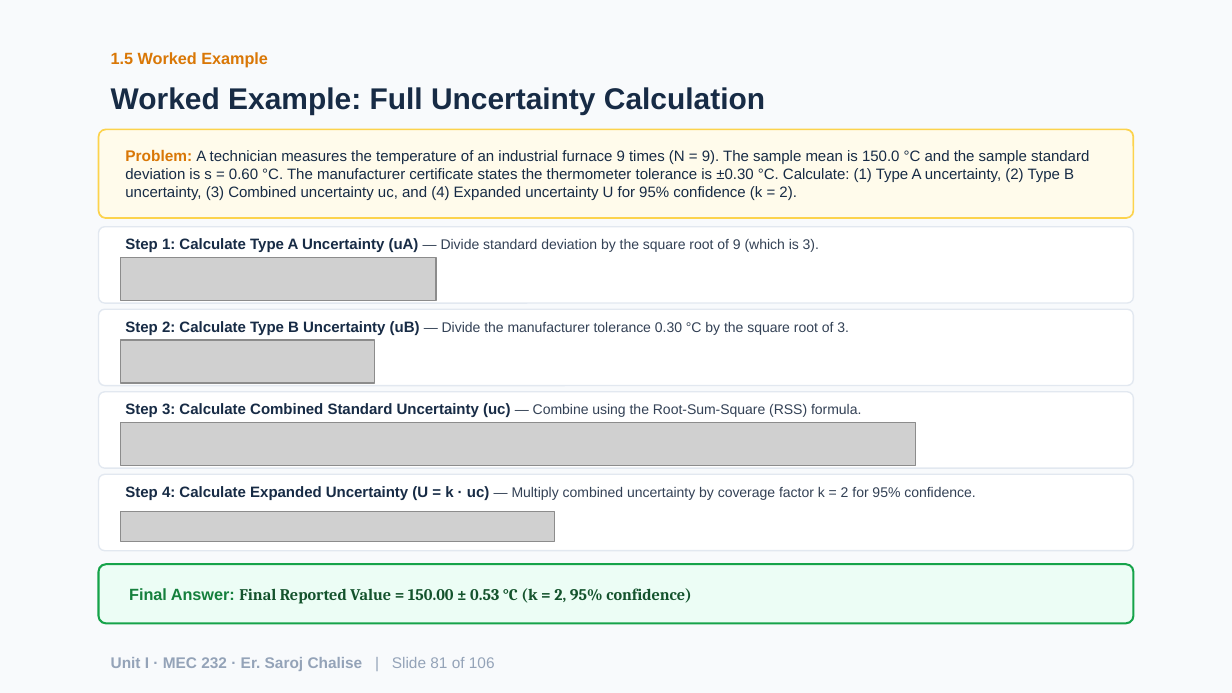
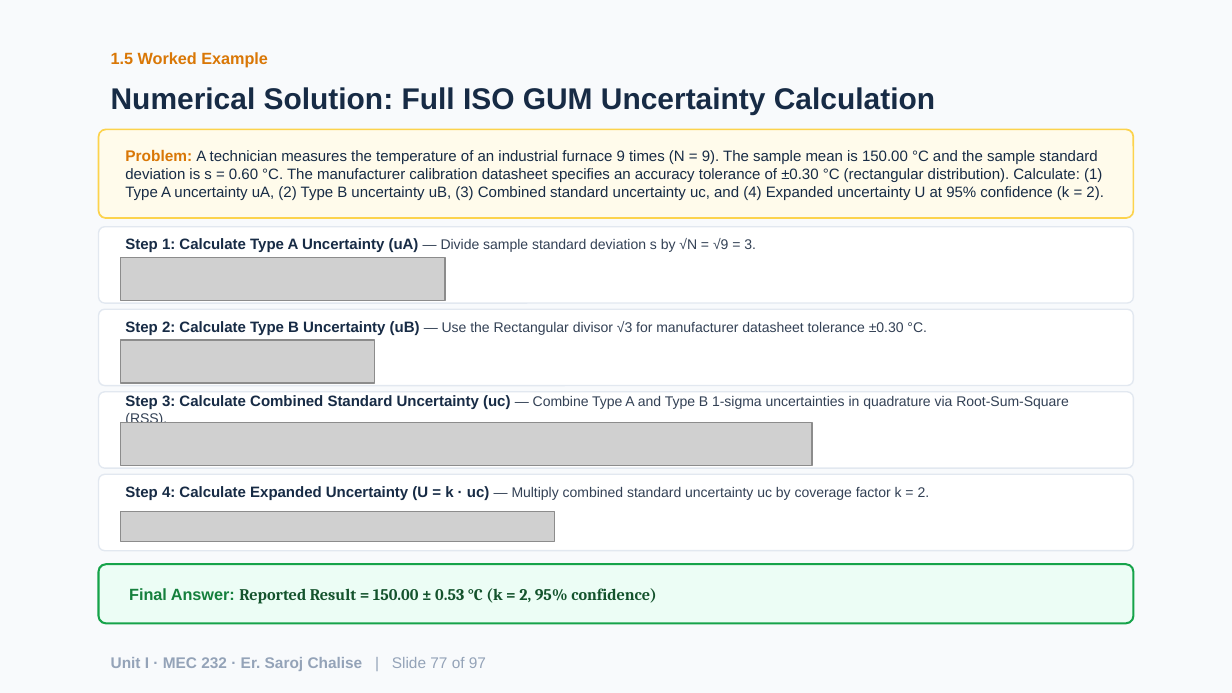
Before and after one commit to chalisesaroj/learnfromsaroj, a slide deck: slide 77 of Unit1_Fundamentals_of_Measurement_Systems.pptx (slide 81 before the commit). Drawn at 1232x693 pixels with LibreOffice and Linux fonts; fonts in the diff are those of the drawing; grey boxes stand for pictures. Boxes give left, top, right and bottom in pixels: in the first picture for what was removed or moved away, otherwise in the second. Text is boxed around its words. In the diff, an @@ line names an element or a change of style, - is before the commit and + after.

Commit message:
feat: extend presentation deck support to Unit II
- Expand PPTX export logic to support units I, II, and III
- Add comprehensive Unit II pedagogical architecture and asset list
- Update dynamic slide titling to use chapter unit identifiers

```diff
--- a/Unit1_Fundamentals_of_Measurement_Systems.pptx
+++ b/Unit1_Fundamentals_of_Measurement_Systems.pptx
@@ text at (x1=111, y1=87, x2=935, y2=114): text changed @@
-Worked Example: Full Uncertainty Calculation
+Numerical Solution: Full ISO GUM Uncertainty Calculation
@@ text at (x1=125, y1=149, x2=1103, y2=200): text changed @@
-Problem: A technician measures the temperature of an industrial furnace 9 times (N = 9). The sample mean is 150.0 °C and the sample standard deviation is s = 0.60 °C. The manufacturer certificate states the thermometer tolerance is ±0.30 °C. Calculate: (1) Type A uncertainty, (2) Type B uncertainty, (3) Combined uncertainty uc, and (4) Expanded uncertainty U for 95% confidence (k = 2).
+Problem: A technician measures the temperature of an industrial furnace 9 times (N = 9). The sample mean is 150.00 °C and the sample standard deviation is s = 0.60 °C. The manufacturer calibration datasheet specifies an accuracy tolerance of ±0.30 °C (rectangular distribution). Calculate: (1) Type A uncertainty uA, (2) Type B uncertainty uB, (3) Combined standard uncertainty uc, and (4) Expanded uncertainty U at 95% confidence (k = 2).
@@ text at (x1=125, y1=238, x2=756, y2=252): text changed @@
-Step 1: Calculate Type A Uncertainty (uA) — Divide standard deviation by the square root of 9 (which is 3).
+Step 1: Calculate Type A Uncertainty (uA) — Divide sample standard deviation s by √N = √9 = 3.
@@ picture resized from (x1=121, y1=257, x2=436, y2=301) to (x1=121, y1=257, x2=445, y2=301) @@
@@ text at (x1=125, y1=321, x2=927, y2=335): text changed @@
-Step 2: Calculate Type B Uncertainty (uB) — Divide the manufacturer tolerance 0.30 °C by the square root of 3.
+Step 2: Calculate Type B Uncertainty (uB) — Use the Rectangular divisor √3 for manufacturer datasheet tolerance ±0.30 °C.
@@ text at (x1=125, y1=395, x2=1068, y2=423): text changed; size 8.8 to 8.2 pt; text colour #172B45 to #334155; bold off @@
-Step 3: Calculate Combined Standard Uncertainty (uc) — Combine using the Root-Sum-Square (RSS) formula.
+Step 3: Calculate Combined Standard Uncertainty (uc) — Combine Type A and Type B 1-sigma uncertainties in quadrature via Root-Sum-Square (RSS).
@@ picture resized from (x1=121, y1=423, x2=915, y2=466) to (x1=121, y1=423, x2=812, y2=466) @@
@@ text at (x1=125, y1=486, x2=930, y2=500): text changed @@
-Step 4: Calculate Expanded Uncertainty (U = k · uc) — Multiply combined uncertainty by coverage factor k = 2 for 95% confidence.
+Step 4: Calculate Expanded Uncertainty (U = k · uc) — Multiply combined standard uncertainty uc by coverage factor k = 2.
@@ text at (x1=129, y1=588, x2=657, y2=604): text changed @@
-Final Answer: Final Reported Value = 150.00 ± 0.53 °C (k = 2, 95% confidence)
+Final Answer: Reported Result = 150.00 ± 0.53 °C (k = 2, 95% confidence)
@@ text at (x1=111, y1=657, x2=486, y2=671): text changed @@
-Unit I · MEC 232 · Er. Saroj Chalise | Slide 81 of 106
+Unit I · MEC 232 · Er. Saroj Chalise | Slide 77 of 97
```
Also in this commit, not shown: 86 other slides changed, 9 slides added, 18 slides removed, 21 other files.
